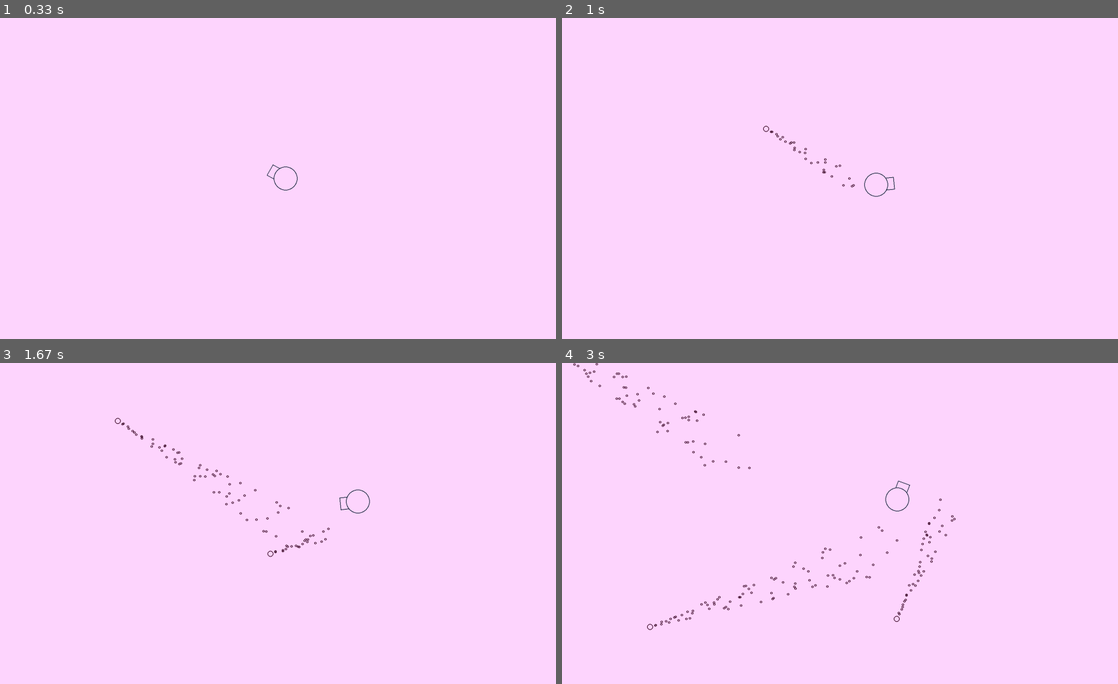
Above: before the commit, frames 1-4 (two rows, left to right).
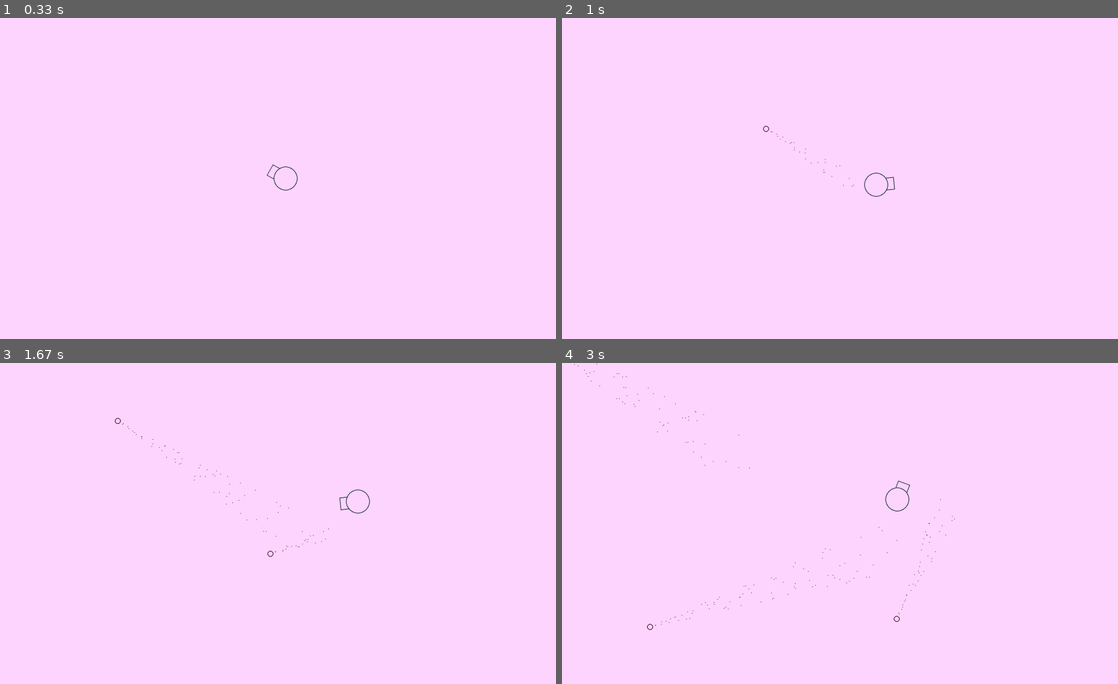
Above: after the commit, the same moments.

Repository: a96lex/pygame-tank-game
Game: pygame game, started from main.py
Two runs of this game, one before a commit and one after it. Both use one fixed random seed, a clock stepped at 60 frames per second and the inputs below.
Inputs (mouse positions are in pixels of both pictures, inside the frame that each line leads up to):
- Up to frame 1 (0.33 s): no input
- Up to frame 2 (1 s): tap Space at 0.33, 0.73 s; hold Right from 0.67 s (still down); move the mouse to (1029, 168) at 0.7 s
- Up to frame 3 (1.67 s): tap Space at 1.03, 1.23, 1.57 s; release Right at 1.13 s; hold Up 1.17-1.47 s; move the mouse to (289, 545) at 1.2 s; hold Right from 1.5 s (still down); move the mouse to (150, 526) at 1.53 s
- Up to frame 4 (3 s): tap Space at 1.87, 2.07, 2.37, 2.63, 2.97 s; release Right at 1.97 s; hold Left 2-2.53 s; move the mouse to (901, 594) at 2.03 s; hold Down 2.57-2.87 s; move the mouse to (667, 600) at 2.6 s; hold Left from 2.9 s (still down); move the mouse to (928, 411) at 2.93 s

Frame 1 is identical in both runs. In frame 2, less than 0.1% of the frame differs, in the area x 37-53%, y 34-53%; in frame 3, 0.3%; in frame 4, 0.6%, in the area x 1-71%, y 0-83%.

Commit message:
undate bullet

Diff:
--- a/game/bullet.py
+++ b/game/bullet.py
@@ -3,8 +3,10 @@
 
 import pygame
 
+from .player import Player
+from .shooter import Shooter
 
-from .player import Player
+
 from .constants import SpriteWidth
 
 
@@ -25,15 +27,16 @@
     # Bullets can also spawn bullets (particles)
     class BulletStats:
         speed = 2
-        radius = 4
+        radius = 1.5
         lifespan = 40
         precision = 0
         recoil = 2
         cooldown = 0
         color = None
         random_movement = True
+        damage = 0
 
-    def __init__(self, shooter: Player) -> None:
+    def __init__(self, shooter: Shooter) -> None:
         pygame.sprite.Sprite.__init__(self)
         self.surface = shooter.surface
 
@@ -41,10 +44,13 @@
         self.speed = shooter.BulletStats.speed
         self.lifespan = shooter.BulletStats.lifespan
         self.radius = shooter.BulletStats.radius
+        self.damage = shooter.BulletStats.damage
 
         self.center = pygame.Vector2(shooter.center)
         self.direction = pygame.Vector2()
         self.random_movement = shooter.BulletStats.random_movement
+
+        self.from_player = isinstance(shooter, Player)
 
         if hasattr(shooter, "angle"):
             angle = shooter.angle
